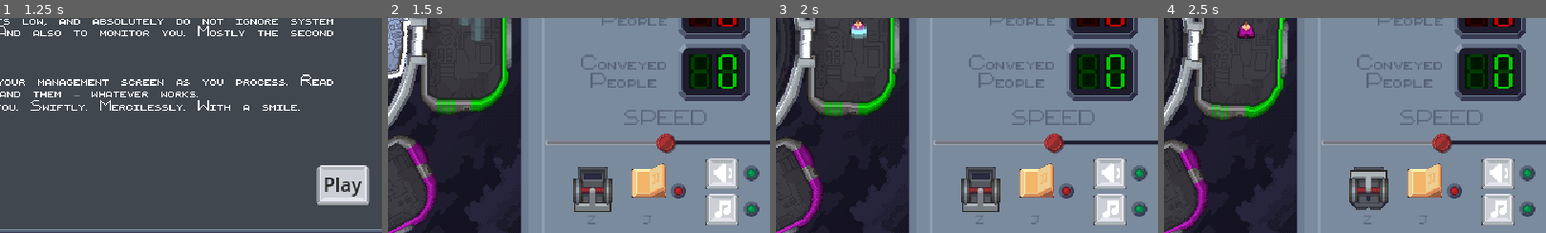
Above: before the commit, frames 1-4 (left to right).
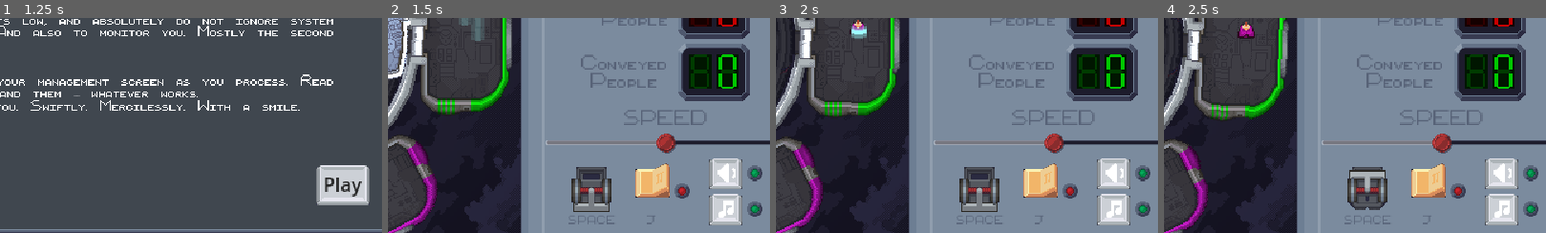
Above: after the commit, the same moments.

Repository: tehelka-gamedev/gmtk-2025
Game: Godot game, scene res://ui/main_menu/main_menu.tscn
Same seed, same stepped clock (60 frames per second), same inputs: the game is played once before the commit and once after it. Sound files missing from this copy of the repository are replaced by a short silence.
Inputs (mouse positions are % of the whole screen's width and height, from its top left):
- Up to frame 1 (1.25 s): click "Play" at 0.5 s
- Up to frame 2 (1.5 s): click "Play" at 1.25 s
- Up to frame 3 (2 s): no input
- Up to frame 4 (2.5 s): click (71, 84) at 2 s
The pictures show only the part of the screen within x 45-95%, y 45-95%; the shares and areas given below are measured in that part.

Frame 1 is identical in both runs. In frame 2, 3.9% of the frame differs, in the area x 47-98%, y 65-97%; in frame 3, 3.9%; in frame 4, 3.9%.

Commit message:
set correct key for elevator movement

Diff:
--- a/godot/ui/control_panel.tscn
+++ b/godot/ui/control_panel.tscn
@@ -112,7 +112,7 @@
 layout_mode = 2
 theme_type_variation = &"MetalLabel"
 theme_override_font_sizes/font_size = 4
-text = "Z"
+text = "SPACE"
 horizontal_alignment = 1
 vertical_alignment = 1
 
